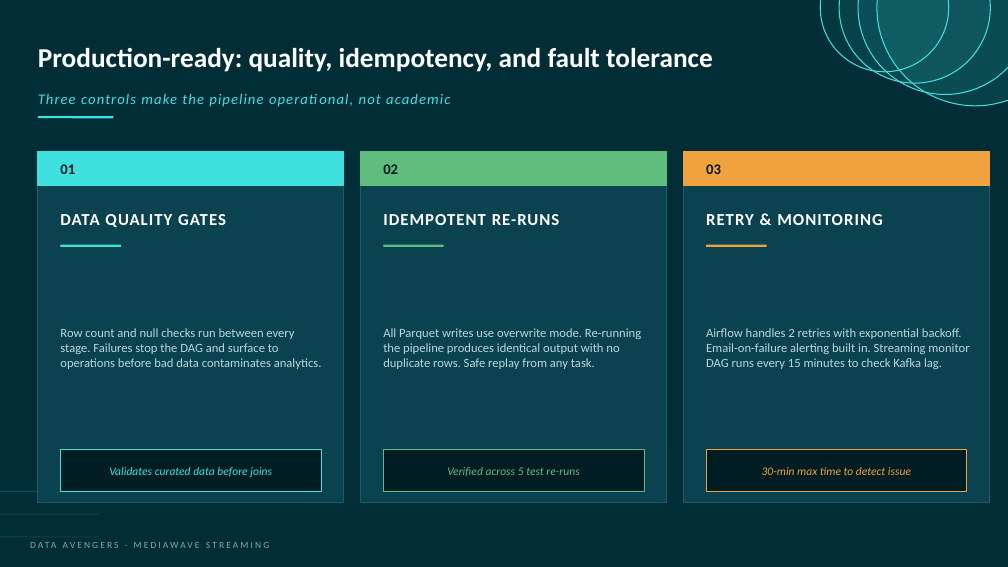
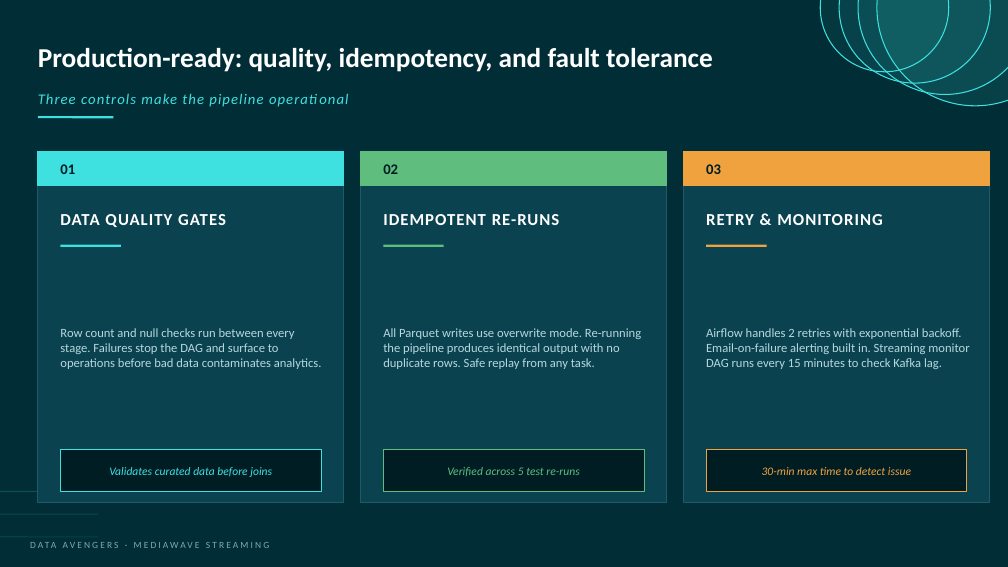
Before and after one commit to qua-ng/ism4545-data-avengers, a slide deck: slide 16 of Final Project/presentation/Slides.pptx (slide 15 before the commit). Drawn at 1008x567 pixels with LibreOffice and Linux fonts; fonts in the diff are those of the drawing. Boxes give left, top, right and bottom in pixels: in the first picture for what was removed or moved away, otherwise in the second. Text is boxed around its words. In the diff, an @@ line names an element or a change of style, - is before the commit and + after.

```diff
--- a/Final Project/presentation/Slides.pptx
+++ b/Final Project/presentation/Slides.pptx
@@ text at [38, 94, 263, 107]: text changed @@
-Three controls make the pipeline operational, not academic
+Three controls make the pipeline operational
```
Also in this commit, not shown: 7 other slides changed, 1 slide added, 2 other files.
